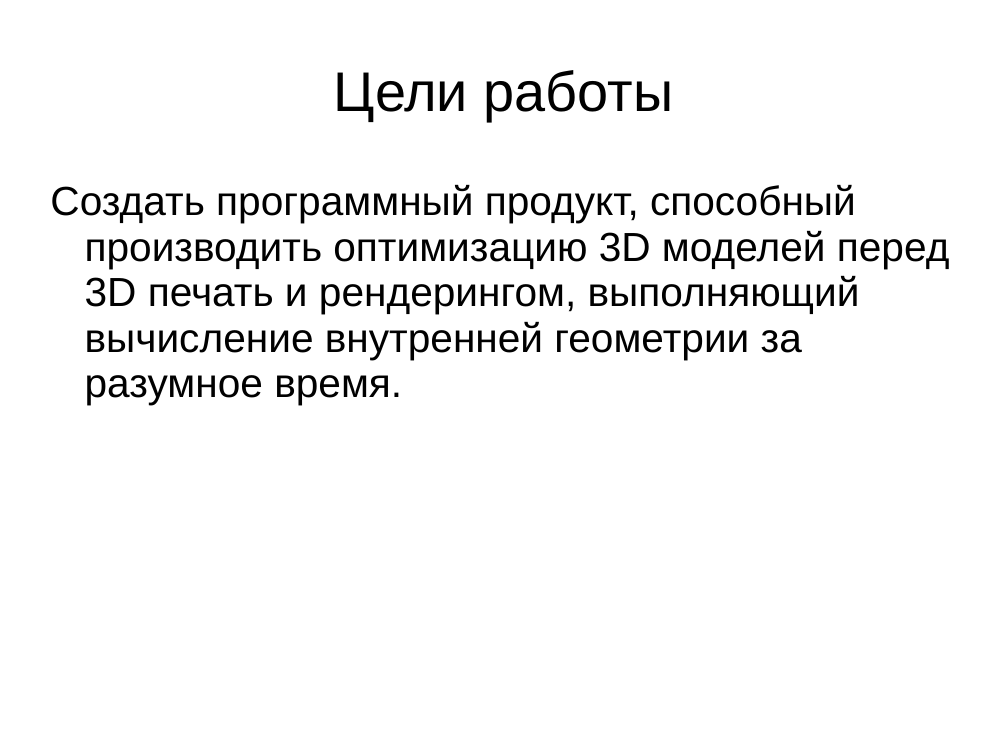
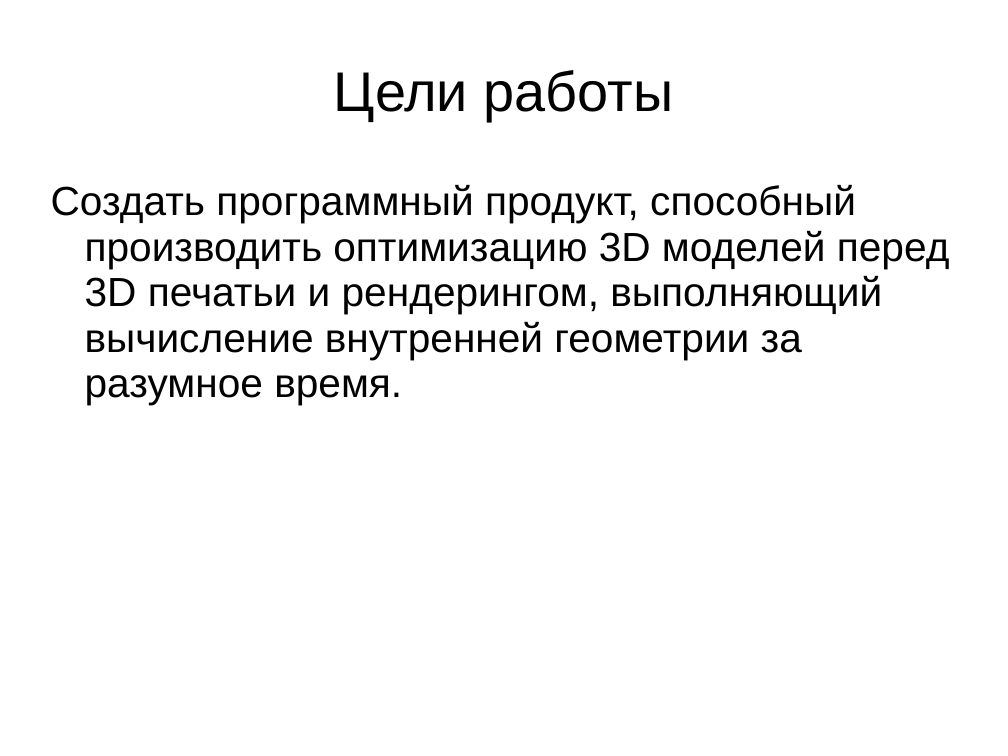
Before and after one commit to ishellstrike/dip, a slide deck: slide 3 of _diploma.ppt. Drawn at 1008x756 pixels with LibreOffice and Linux fonts; fonts in the diff are those of the drawing. Boxes give left, top, right and bottom in pixels: in the first picture for what was removed or moved away, otherwise in the second. Text is boxed around its words. In the diff, an @@ line names an element or a change of style, - is before the commit and + after.

```diff
--- a/_diploma.ppt
+++ b/_diploma.ppt
@@ text at box(51, 184, 950, 405): text changed @@
-Создать программный продукт, способный производить оптимизацию 3D моделей перед 3D печать и рендерингом, выполняющий вычисление внутренней геометрии за разумное время.
+Создать программный продукт, способный производить оптимизацию 3D моделей перед 3D печатьи и рендерингом, выполняющий вычисление внутренней геометрии за разумное время.
```
Also in this commit, not shown: 2 other slides changed, 1 slide added, 8 other files.
